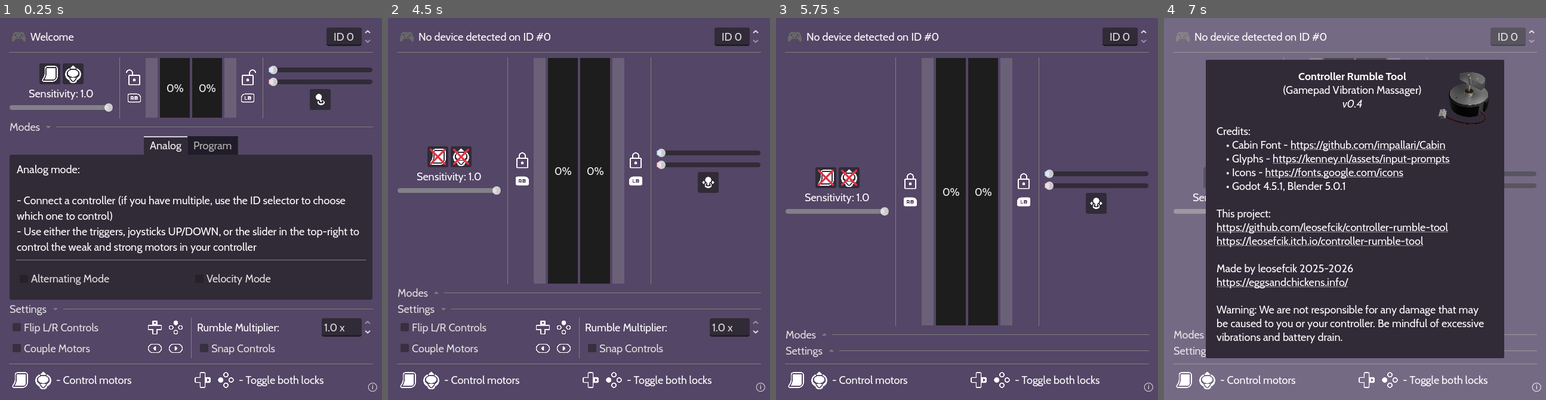
Above: before the commit, frames 1-4 (left to right).
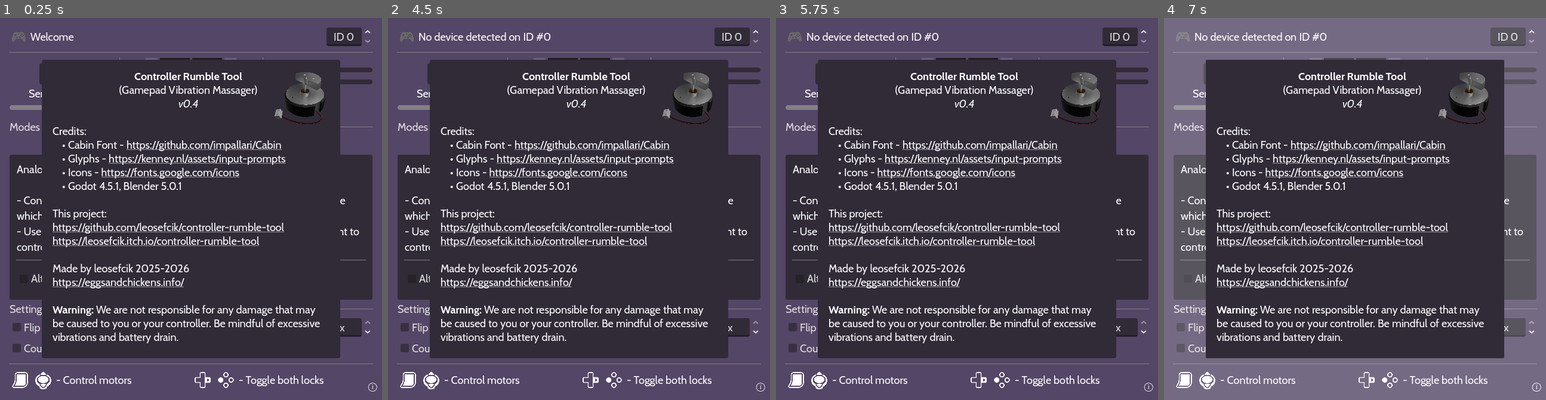
Above: after the commit, the same moments.

Repository: leosefcik/controller-rumble-tool
Game: Godot game, scene res://main.tscn
The game is run twice, just before and just after one commit, with the same random seed, the same clock (stepped at 60 frames per second) and the same inputs.
Inputs (mouse positions are in pixels of both pictures, inside the frame that each line leads up to):
- Up to frame 1 (0.25 s): no input
- Up to frame 2 (4.5 s): click (437, 75) at 0.5 s; click (460, 75) at 1.25 s; click (521, 86) at 2 s; click (636, 86) at 2.75 s; click (708, 98) at 3.5 s; click (437, 128) at 4.25 s
- Up to frame 3 (5.75 s): click (833, 308) at 5 s
- Up to frame 4 (7 s): click (1267, 277) at 5.75 s, where only the run after the commit has a clickable "Alternating Mode"; click "ⓘ" at 6.5 s

The runs differ from the first frame. In frame 1, 34% of the frame differs, in the area x 10-90%, y 10-90%; in frame 2, 66%; in frame 3, 67%, in the area x 2-98%, y 10-90%; in frame 4, 8.0%.

Commit message:
readme file changes
with a preview

Diff:
--- a/main.tscn
+++ b/main.tscn
@@ -833,6 +833,7 @@
 oversampling_override = 1.0
 initial_position = 1
 size = Vector2i(500, 500)
+visible = true
 
 [node name="Panel" type="Panel" parent="UI/InfoPopup"]
 anchors_preset = 15
@@ -874,7 +875,7 @@
 Made by leosefcik 2025-2026
 [url]https://eggsandchickens.info/[/url]
 
-Warning: We are not responsible for any damage that may be caused to you or your controller. Be mindful of excessive vibrations and battery drain."
+[b]Warning:[/b] We are not responsible for any damage that may be caused to you or your controller. Be mindful of excessive vibrations and battery drain."
 fit_content = true
 
 [node name="IconProgram" type="TextureRect" parent="UI/InfoPopup/Panel"]
Binary file added: production/screenshot1.png
Not shown, changed: README.md
